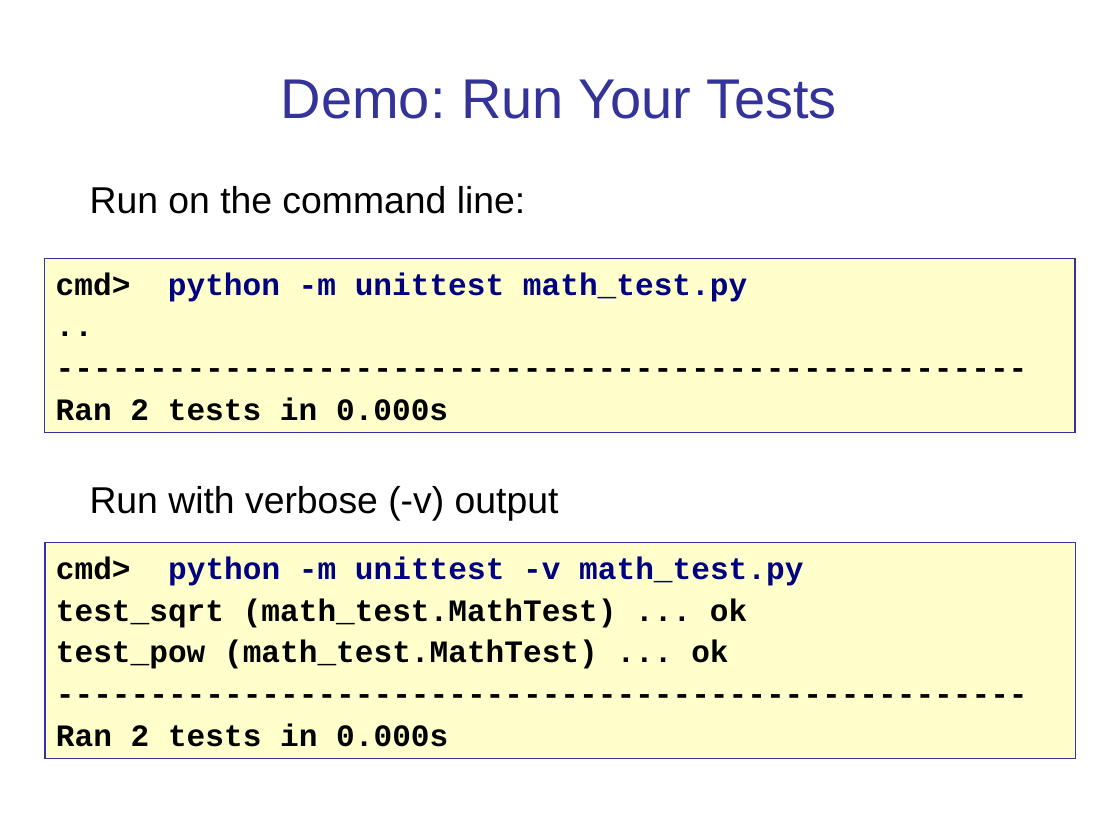
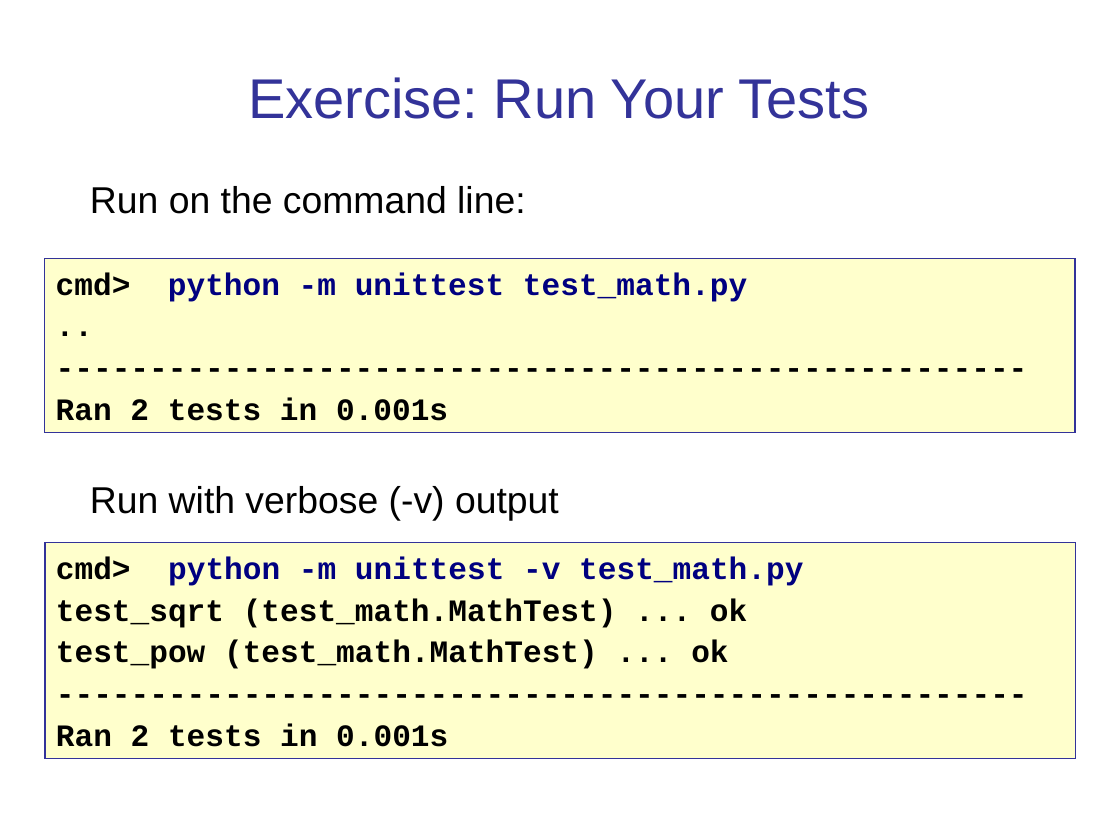
Before and after one commit to cpske/ISP, a slide deck: slide 7 of testing/PythonUnitTesting.ppt. Drawn at 1120x840 pixels with LibreOffice and Linux fonts; fonts in the diff are those of the drawing. Boxes give left, top, right and bottom in pixels: in the first picture for what was removed or moved away, otherwise in the second. Text is boxed around its words. In the diff, an @@ line names an element or a change of style, - is before the commit and + after.

```diff
--- a/testing/PythonUnitTesting.ppt
+++ b/testing/PythonUnitTesting.ppt
@@ title at [248, 77, 870, 119]: text changed @@
-Demo: Run Your Tests
+Exercise: Run Your Tests
@@ text in rectangle at [56, 272, 747, 302]: text changed @@
-cmd> python -m unittest math_test.py
+cmd> python -m unittest test_math.py
@@ text in rectangle at [56, 398, 448, 421]: text changed @@
-Ran 2 tests in 0.000s
+Ran 2 tests in 0.001s
@@ text in rectangle at [56, 556, 803, 669]: text changed @@
-cmd> python -m unittest -v math_test.py
-test_sqrt (math_test.MathTest) ... ok
-test_pow (math_test.MathTest) ... ok
+cmd> python -m unittest -v test_math.py
+test_sqrt (test_math.MathTest) ... ok
+test_pow (test_math.MathTest) ... ok
@@ text in rectangle at [56, 724, 448, 747]: text changed @@
-Ran 2 tests in 0.000s
+Ran 2 tests in 0.001s
```
Also in this commit, not shown: 14 other slides changed, 8 slides added, 4 other files.
